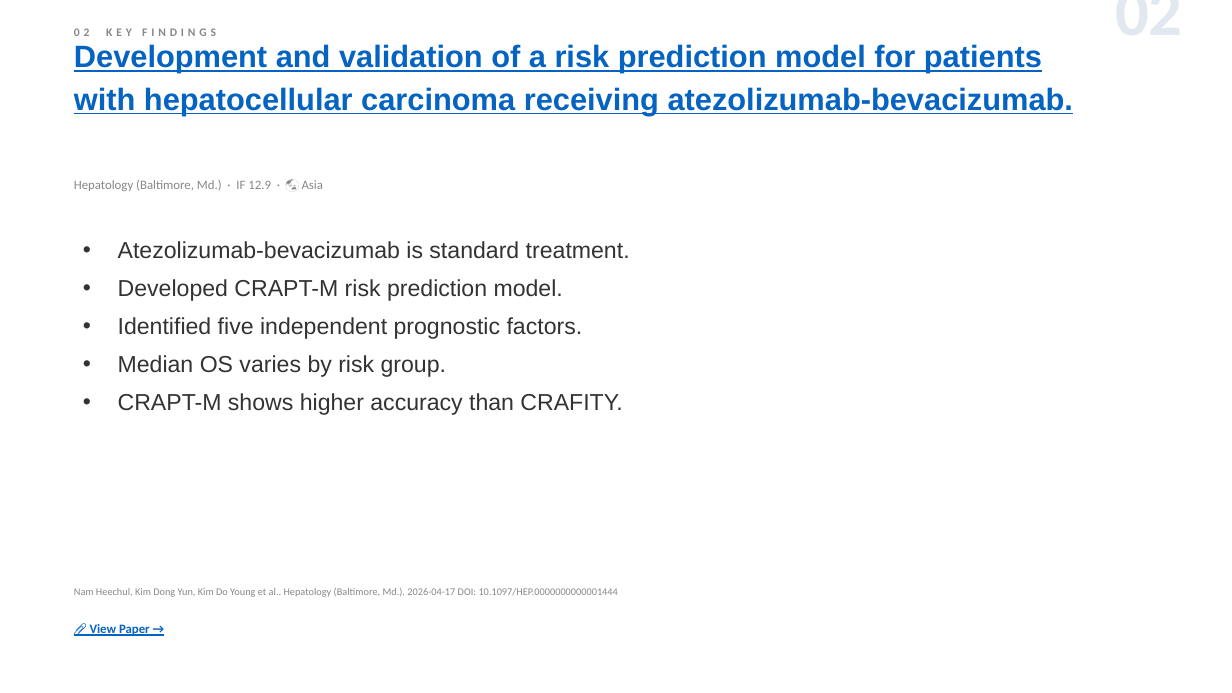
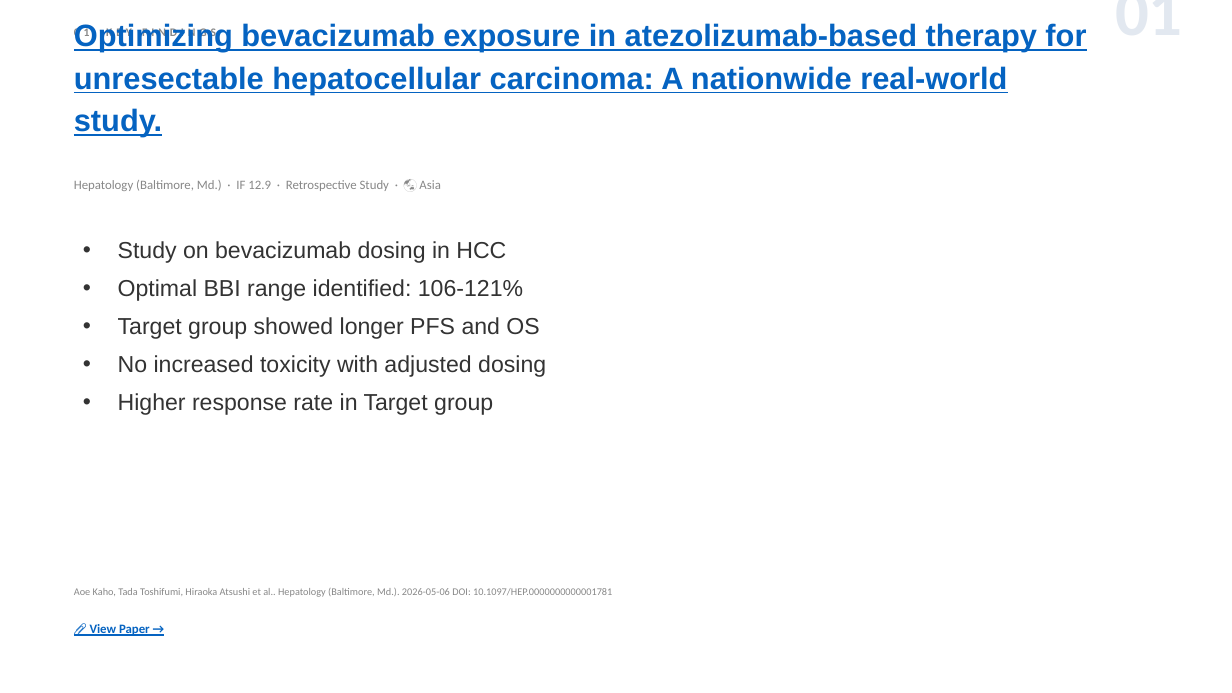
Before and after one commit to jejenhu-maker/hcc-weekly-digest, a slide deck: slide 3 of docs/digest-en.pptx (slide 4 before the commit). Drawn at 1232x693 pixels with LibreOffice and Linux fonts; fonts in the diff are those of the drawing. Boxes give left, top, right and bottom in pixels: in the first picture for what was removed or moved away, otherwise in the second. Text is boxed around its words. In the diff, an @@ line names an element or a change of style, - is before the commit and + after.

```diff
--- a/docs/digest-en.pptx
+++ b/docs/digest-en.pptx
@@ text at (74, 27, 216, 40): text changed @@
-02 KEY FINDINGS
+01 KEY FINDINGS
@@ text at (74, 23, 1086, 137): text changed @@
-Development and validation of a risk prediction model for patients with hepatocellular carcinoma receiving atezolizumab-bevacizumab.
+Optimizing bevacizumab exposure in atezolizumab-based therapy for unresectable hepatocellular carcinoma: A nationwide real-world study.
@@ text at (924, 9, 1183, 9): text changed @@
-02
+01
@@ text at (74, 180, 440, 191): text changed @@
-Hepatology (Baltimore, Md.) · IF 12.9 · 🌏 Asia
+Hepatology (Baltimore, Md.) · IF 12.9 · Retrospective Study · 🌏 Asia
@@ text at (118, 241, 546, 415): text changed @@
-• Atezolizumab-bevacizumab is standard treatment.
-• Developed CRAPT-M risk prediction model.
-• Identified five independent prognostic factors.
-• Median OS varies by risk group.
-• CRAPT-M shows higher accuracy than CRAFITY.
+• Study on bevacizumab dosing in HCC
+• Optimal BBI range identified: 106-121%
+• Target group showed longer PFS and OS
+• No increased toxicity with adjusted dosing
+• Higher response rate in Target group
@@ text at (74, 588, 612, 597): text changed @@
-Nam Heechul, Kim Dong Yun, Kim Do Young et al.. Hepatology (Baltimore, Md.). 2026-04-17 DOI: 10.1097/HEP.0000000000001444
+Aoe Kaho, Tada Toshifumi, Hiraoka Atsushi et al.. Hepatology (Baltimore, Md.). 2026-05-06 DOI: 10.1097/HEP.0000000000001781
```
Also in this commit, not shown: 12 other slides changed, 1 slide added, 1 slide removed, 2 other files.
